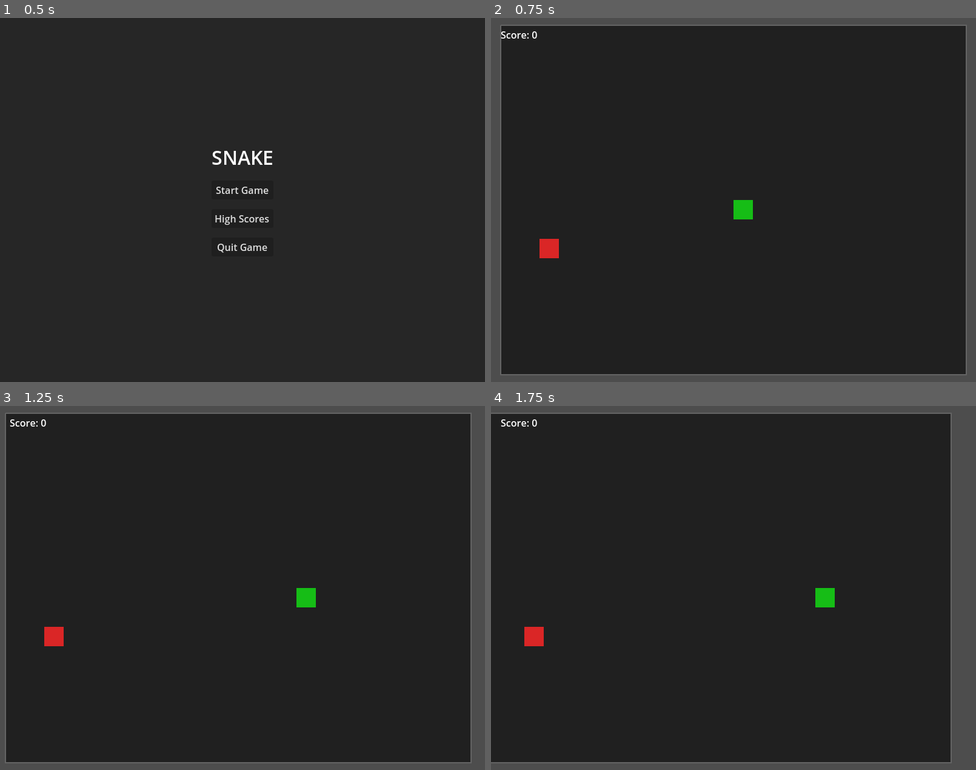
Above: before the commit, frames 1-4 (two rows, left to right).
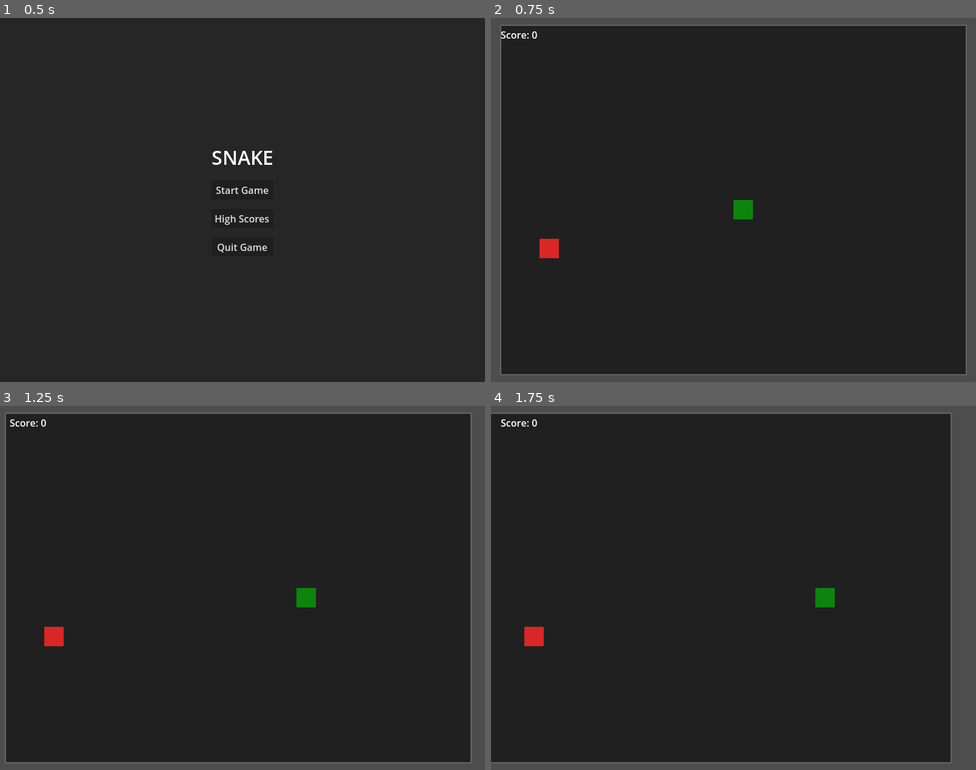
Above: after the commit, the same moments.

Repository: bluehexagons/snake2d
Game: Godot game, scene res://scenes/main/main.tscn
The game is run twice, just before and just after one commit, with the same random seed, the same clock (stepped at 60 frames per second) and the same inputs.
Inputs:
- Up to frame 1 (0.5 s): no input
- Up to frame 2 (0.75 s): click "Start Game" at 0.5 s
- Up to frame 3 (1.25 s): no input
- Up to frame 4 (1.75 s): hold Right (right) from 1.28 s (still down)

Frame 1 is identical in both runs. In frame 2, 0.2% of the frame differs, in the area x 50-54%, y 50-56%; in frame 3, 0.2%; in frame 4, 0.2%.

Commit message:
(AI) snek done

Diff:
--- a/scenes/main/main.gd
+++ b/scenes/main/main.gd
@@ -8,6 +8,10 @@
 const GRID_HEIGHT = 18  # 576/32
 const GAME_WIDTH = GRID_WIDTH * GRID_SIZE
 const GAME_HEIGHT = GRID_HEIGHT * GRID_SIZE
+
+const BASE_TIMER_WAIT = 0.2
+const MIN_TIMER_WAIT = 0.07  # Maximum speed
+const SPEED_INCREASE_PER_SEGMENT = 0.005  # How much faster per segment
 
 var game_world: Node2D
 var snake
@@ -24,6 +28,7 @@
 var game_timer: Timer = null
 
 func _ready():
+	set_process_mode(Node.PROCESS_MODE_ALWAYS)  # Allow this node to process while paused
 	get_tree().root.size_changed.connect(_on_window_resize)
 	_on_window_resize()
 
@@ -72,6 +77,7 @@
 	# Initialize game elements
 	game_world = $GameViewport/SubViewport/GameWorld
 	snake = Snake.instantiate()
+	snake.process_mode = Node.PROCESS_MODE_INHERIT
 	game_world.add_child(snake)
 	snake.position = Vector2(GRID_WIDTH/2, GRID_HEIGHT/2) * GRID_SIZE
 	snake.moved.connect(_on_snake_moved)
@@ -82,12 +88,21 @@
 	# Start the game timer
 	game_timer = Timer.new()
 	add_child(game_timer)
-	game_timer.wait_time = 0.2
+	game_timer.wait_time = BASE_TIMER_WAIT
 	game_timer.timeout.connect(_on_timer_timeout)
 	game_timer.start()
 
 	camera = $GameViewport/SubViewport/GameWorld/Camera2D
 	camera.position = snake.position
+
+func _update_game_speed():
+	if game_timer:
+		var segment_count = tail_segments.size()
+		var new_wait = max(
+			BASE_TIMER_WAIT - (segment_count * SPEED_INCREASE_PER_SEGMENT),
+			MIN_TIMER_WAIT
+		)
+		game_timer.wait_time = new_wait
 
 func _on_scores_pressed():
 	$UILayer/MainMenu/VBoxContainer/Title.text = "HIGH SCORE\n" + str(high_score)
@@ -165,7 +180,25 @@
 func _on_snake_grew():
 	var segment = ColorRect.new()
 	segment.size = Vector2(GRID_SIZE, GRID_SIZE)
-	segment.color = Color(0.0862745, 0.741176, 0.0862745, 1)
+
+	# Vary the color based on position in tail
+	var base_color = Color(0.0862745, 0.741176, 0.0862745)
+	var segment_count = tail_segments.size()
+
+	if segment_count == 0:
+		# First segment should be slightly darker than base
+		segment.color = base_color.darkened(0.1)
+	else:
+		# Gradually lighten towards the tail end
+		var progress = float(segment_count) / 20.0  # Max variation at length 20
+		var hue_shift = randf_range(-0.02, 0.02)  # Subtle random hue variation
+		var new_color = base_color.lightened(progress * 0.3)  # Gradual lightening
+		new_color = new_color.from_hsv(
+			fmod(new_color.h + hue_shift, 1.0),  # Shift hue slightly
+			new_color.s,
+			new_color.v
+		)
+		segment.color = new_color
 
 	# Position the new segment
 	if tail_segments.size() > 0:
@@ -173,9 +206,12 @@
 	else:
 		segment.position = tail_positions[0]
 
-	game_world.add_child(segment)  # Changed from add_child to game_world.add_child
+	game_world.add_child(segment)
 	tail_segments.append(segment)
 	spawn_food()
+
+	# Update game speed
+	_update_game_speed()
 
 	# Update score
 	score += 10
@@ -202,9 +238,15 @@
 	_start_game()
 
 func _process(_delta):
-	if in_game and not game_over:
-		if Input.is_action_just_pressed("pause"):
+	# Handle pause input regardless of game state
+	if in_game and not game_over and Input.is_action_just_pressed("pause"):
+		if paused:
+			_on_resume_pressed()
+		else:
 			_toggle_pause()
+
+	# Only update game logic when not paused
+	if in_game and not game_over and not paused:
 		# Update camera position with smooth follow
 		var target = snake.position
 		camera.position = camera.position.lerp(target, 0.005)
@@ -233,6 +275,14 @@
 func _toggle_pause():
 	paused = !paused
 	get_tree().paused = paused
+
+	# Explicitly pause/unpause game elements
+	if game_timer:
+		game_timer.paused = paused
+	if snake:
+		snake.process_mode = Node.PROCESS_MODE_DISABLED if paused else Node.PROCESS_MODE_INHERIT
+
+	# Update UI
 	$UIBackground.visible = paused
 	$UILayer/PauseMenu.visible = paused
 
--- a/scenes/main/main.tscn
+++ b/scenes/main/main.tscn
@@ -31,7 +31,7 @@
 render_target_update_mode = 4
 
 [node name="GameWorld" type="Node2D" parent="GameViewport/SubViewport"]
-process_mode = 1
+process_mode = 3
 
 [node name="PlayArea" type="Node2D" parent="GameViewport/SubViewport/GameWorld"]
 y_sort_enabled = true
--- a/scenes/snake/snake.tscn
+++ b/scenes/snake/snake.tscn
@@ -8,4 +8,4 @@
 [node name="Head" type="ColorRect" parent="."]
 offset_right = 32.0
 offset_bottom = 32.0
-color = Color(0.0862745, 0.741176, 0.0862745, 1)
+color = Color(0.0509804, 0.521569, 0.0509804, 1)
--- a/scenes/ui/pause_menu.tscn
+++ b/scenes/ui/pause_menu.tscn
@@ -1,7 +1,7 @@
 [gd_scene format=3 uid="uid://pausemenu"]
 
 [node name="PauseMenu" type="CenterContainer"]
-process_mode = 2
+process_mode = 3
 anchors_preset = 15
 anchor_right = 1.0
 anchor_bottom = 1.0
